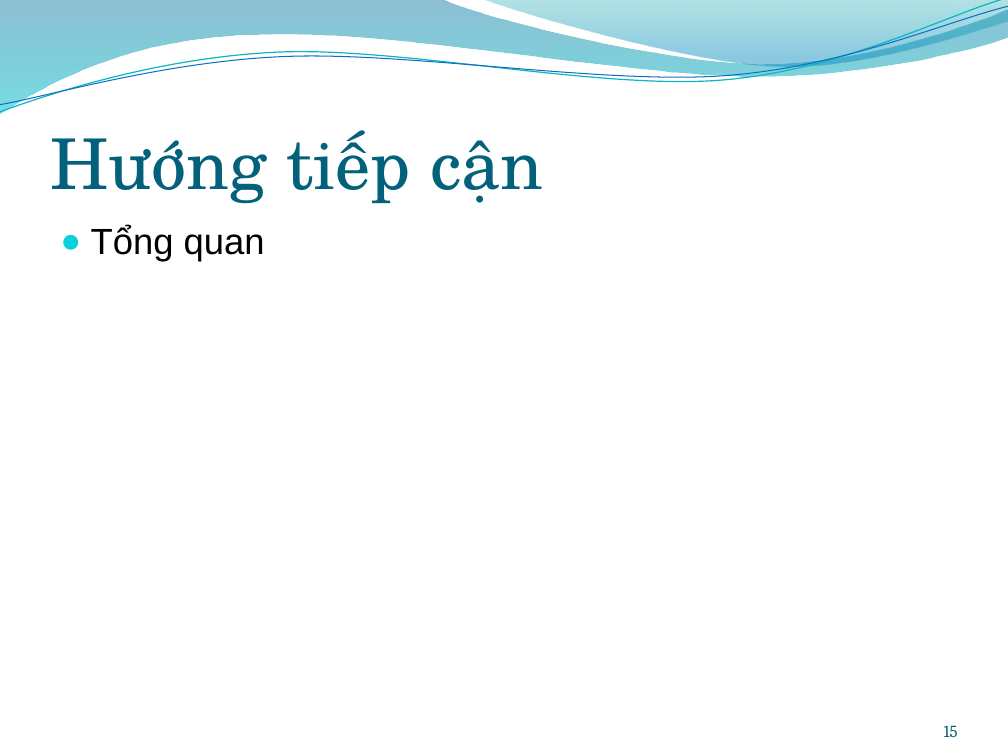
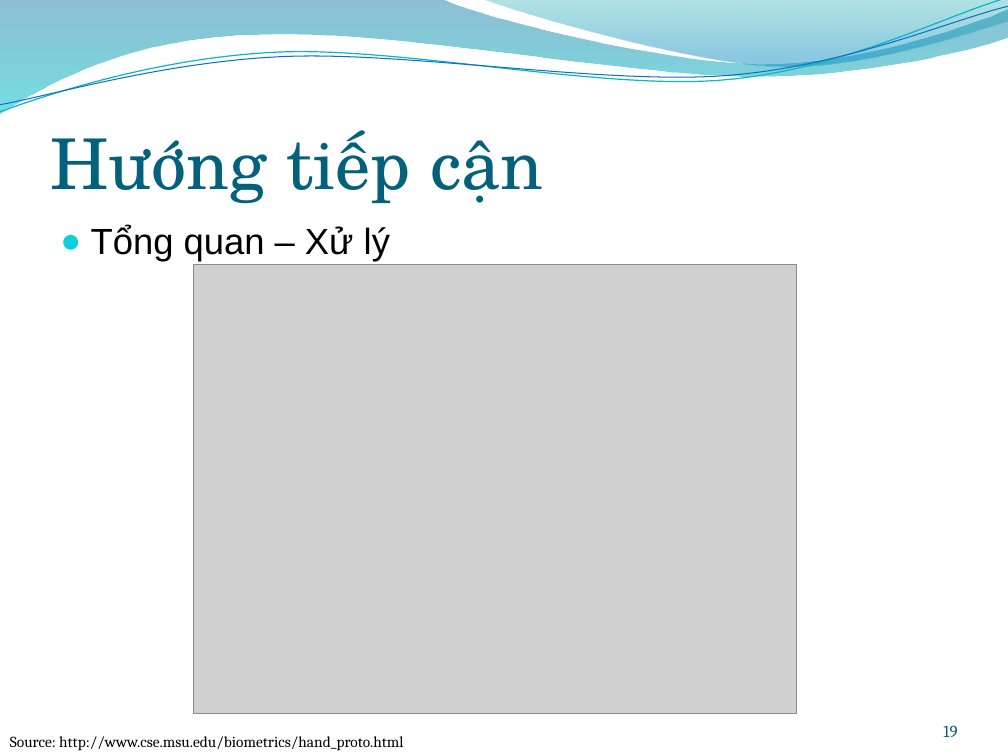
Before and after one commit to trianindiaputra/handgeometry, a slide deck: slide 19 of Documentation/presentation.pptx (slide 15 before the commit). Drawn at 1008x756 pixels with LibreOffice and Linux fonts; fonts in the diff are those of the drawing; grey boxes stand for pictures; background and template pictures are left out. Boxes give left, top, right and bottom in pixels: in the first picture for what was removed or moved away, otherwise in the second. Text is boxed around its words. In the diff, an @@ line names an element or a change of style, - is before the commit and + after.

```diff
--- a/Documentation/presentation.pptx
+++ b/Documentation/presentation.pptx
@@ text at box(91, 226, 390, 262): text changed @@
-● Tổng quan
+● Tổng quan – Xử lý
@@ picture added at box(194, 264, 797, 714) @@
@@ text added at box(10, 736, 403, 751), 11 pt, text #000000 @@
+Source: http://www.cse.msu.edu/biometrics/hand_proto.html
@@ page number at box(943, 725, 957, 737): text changed @@
-15
+19
```
Also in this commit, not shown: 6 slides added, 1 other file.
